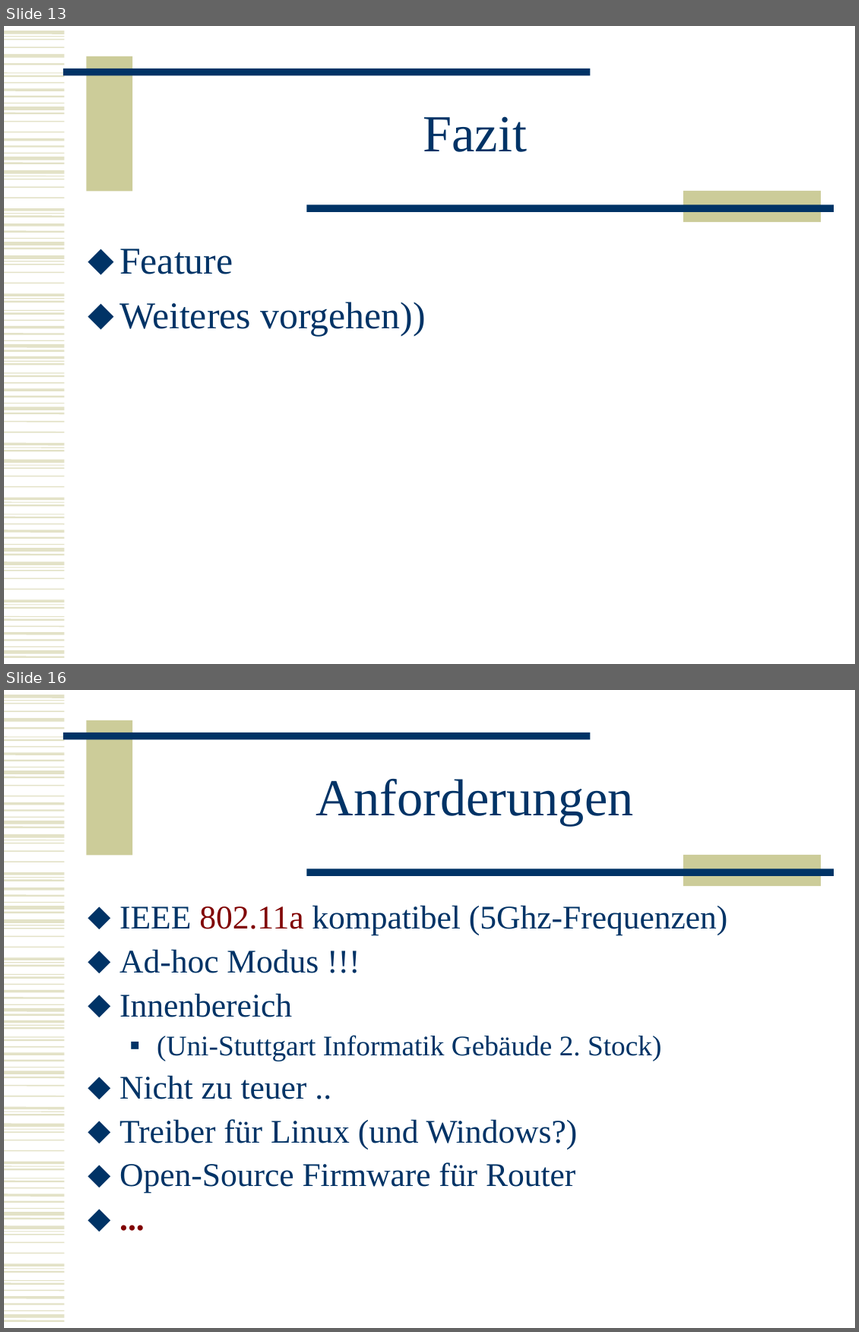
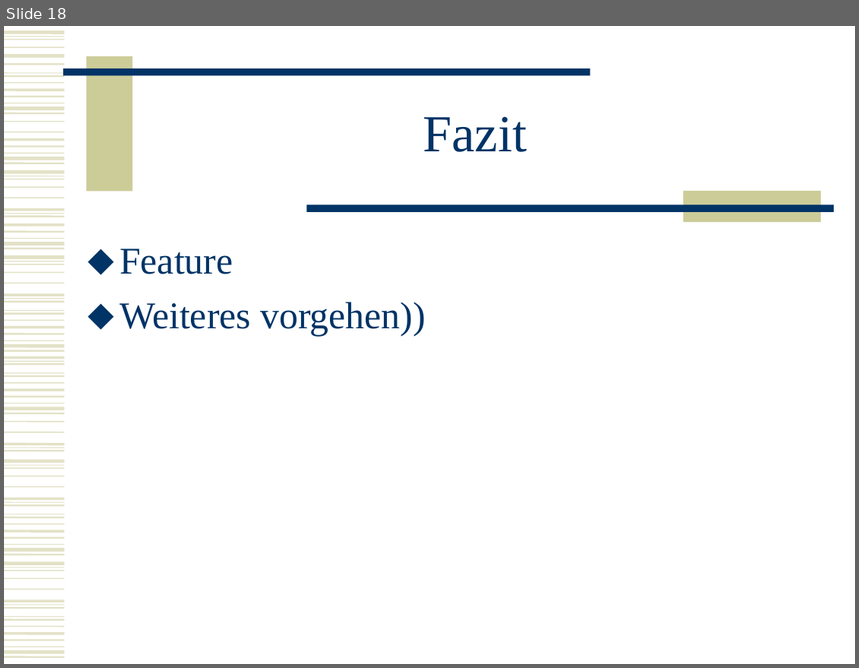
Before and after one commit to BackupTheBerlios/mesh2nexus-svn, a slide deck: documents/folien/MeshNew.ppt. Shown one above the other, each under a label of ours: slides 13 and 16 before the commit, slide 18 after it; the slides between them are not shown. The pictures are 859x1332 and 859x668 pixels, drawn with LibreOffice and Linux fonts; fonts in the diff are those of the drawing. Boxes give left, top, right and bottom in pixels: in the first picture for what was removed or moved away, otherwise in the second. Text is boxed around its words. In the diff, an @@ line names an element or a change of style, - is before the commit and + after.

```diff
--- a/documents/folien/MeshNew.ppt
+++ b/documents/folien/MeshNew.ppt
@@ slide 16 removed at <box>4,690,855,1328</box>, background #FFFFFF; not listed: 102 template elements that a slide beside it also shows @@
@@ title removed at <box>316,779,634,826</box> @@
-Anforderungen
@@ text removed at <box>120,905,728,1193</box> @@
-⬥ IEEE 802.11a kompatibel (5Ghz-Frequenzen)
-⬥ Ad-hoc Modus !!!
-⬥ Innenbereich
-  ■ (Uni-Stuttgart Informatik Gebäude 2. Stock)
-⬥ Nicht zu teuer ..
-⬥ Treiber für Linux (und Windows?)
-⬥ Open-Source Firmware für Router
-⬥ ...
@@ what was slide 13 is now slide 18 @@
```
Also in this commit, not shown: 3 slides changed, 3 slides added, 5 other slides removed.
